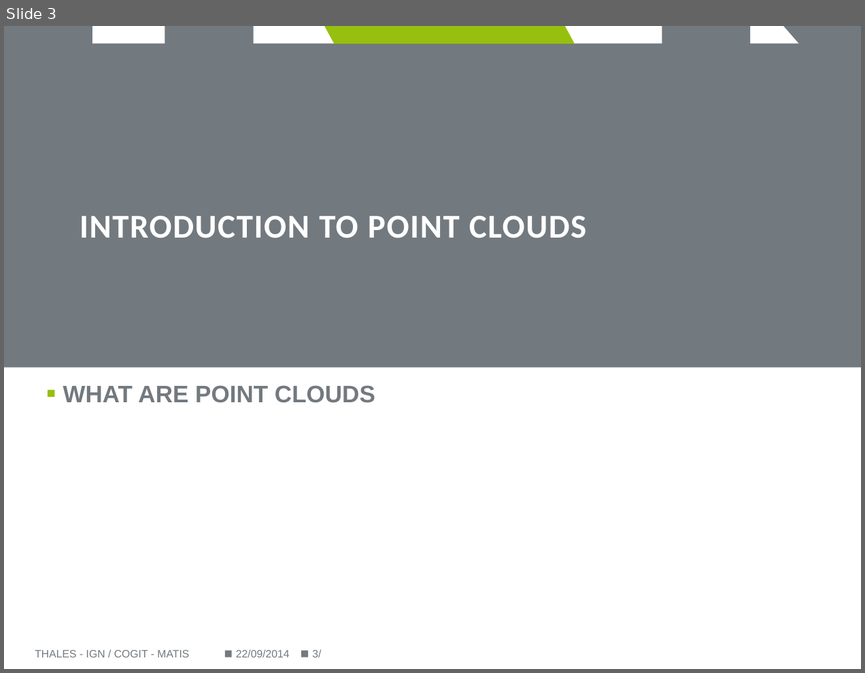
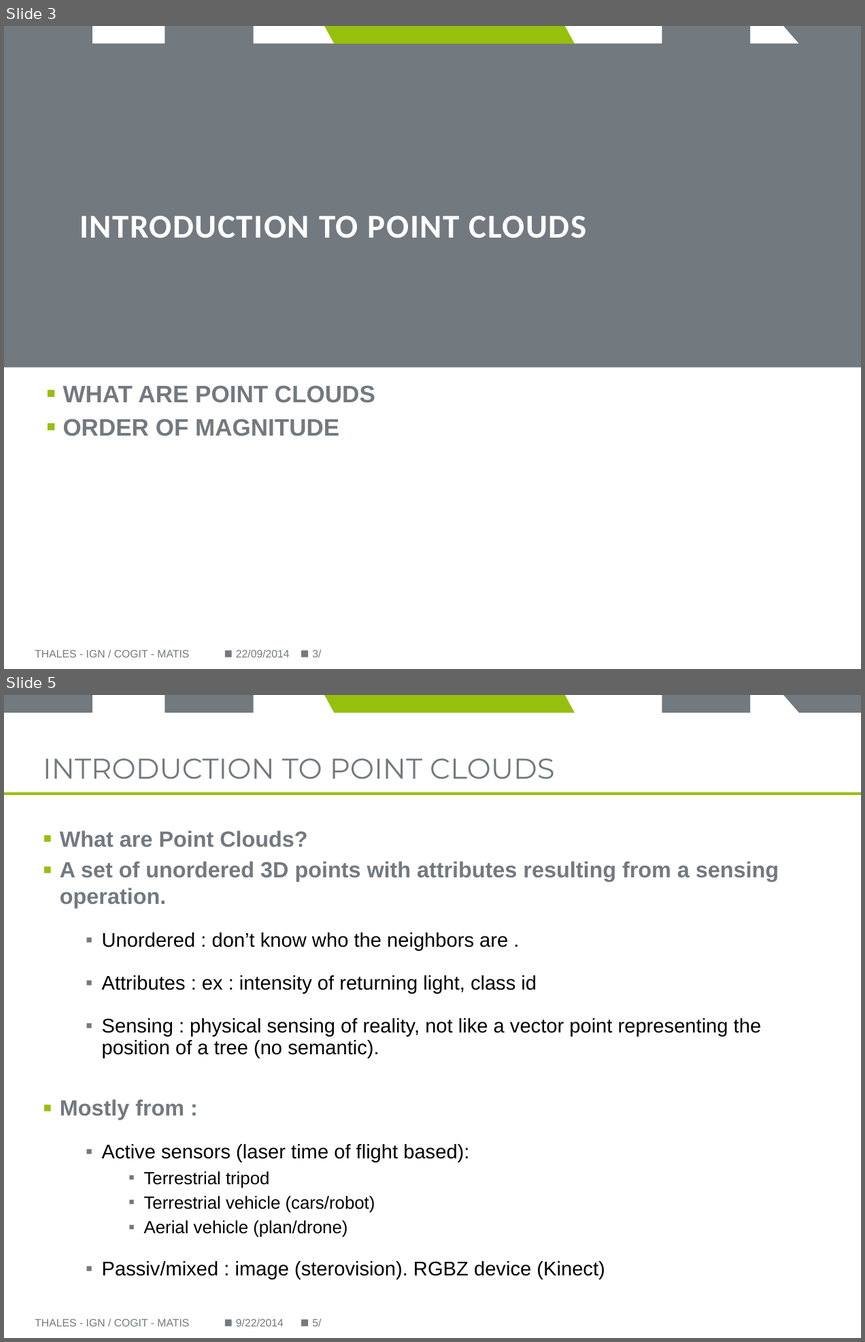
Before and after one commit to Remi-C/Postgres_Day_2014_10_RemiC, a slide deck: presentation_RCura.pptx. Shown one above the other, each under a label of ours: slide 3 before the commit, slides 3 and 5 after it; the slides between them are not shown. The pictures are 865x673 and 865x1342 pixels, drawn with LibreOffice and Linux fonts; fonts in the diff are those of the drawing; background and template pictures are left out. Boxes give left, top, right and bottom in pixels: in the first picture for what was removed or moved away, otherwise in the second. Text is boxed around its words. In the diff, an @@ line names an element or a change of style, - is before the commit and + after.

Commit message:
up to discussing pointcloud

```diff
--- a/presentation_RCura.pptx
+++ b/presentation_RCura.pptx
@@ slide 5 added at <box>4,695,861,1338</box>, background #FFFFFF; not listed: 7 template elements that a slide beside it also shows @@
@@ title added at <box>43,758,554,779</box>, 24 pt, text #72797F @@
+INTRODUCTION TO POINT CLOUDS
@@ line added from (4, 794) to (861, 794), #97BF0D 2.25 pt @@
@@ text added at <box>60,830,779,1278</box>, 16.6 pt, text #000000 @@
+▪ What are Point Clouds?
+▪ A set of unordered 3D points with attributes resulting from a sensing operation.
+  ▪ Unordered : don’t know who the neighbors are .
+  ▪ Attributes : ex : intensity of returning light, class id
+  ▪ Sensing : physical sensing of reality, not like a vector point representing the position of a tree (no semantic).
+▪ Mostly from :
+  ▪ Active sensors (laser time of flight based):
+    ▪ Terrestrial tripod
+    ▪ Terrestrial vehicle (cars/robot)
+    ▪ Aerial vehicle (plan/drone)
+  ▪ Passiv/mixed : image (sterovision). RGBZ device (Kinect)
@@ text added at <box>35,1319,189,1326</box>, 9 pt, text #72797F @@
+THALES - IGN / COGIT - MATIS
@@ text added at <box>236,1318,283,1326</box>, 9 pt, text #72797F @@
+9/22/2014
@@ page number added at <box>312,1318,321,1326</box>, 9 pt, text #72797F @@
+5/
@@ slide 3 changed as well @@
@@ text at <box>63,418,339,436</box>: paragraph added @@
+▪ ORDER OF MAGNITUDE
```
Also in this commit, not shown: 2 other slides changed, 17 other slides added.
